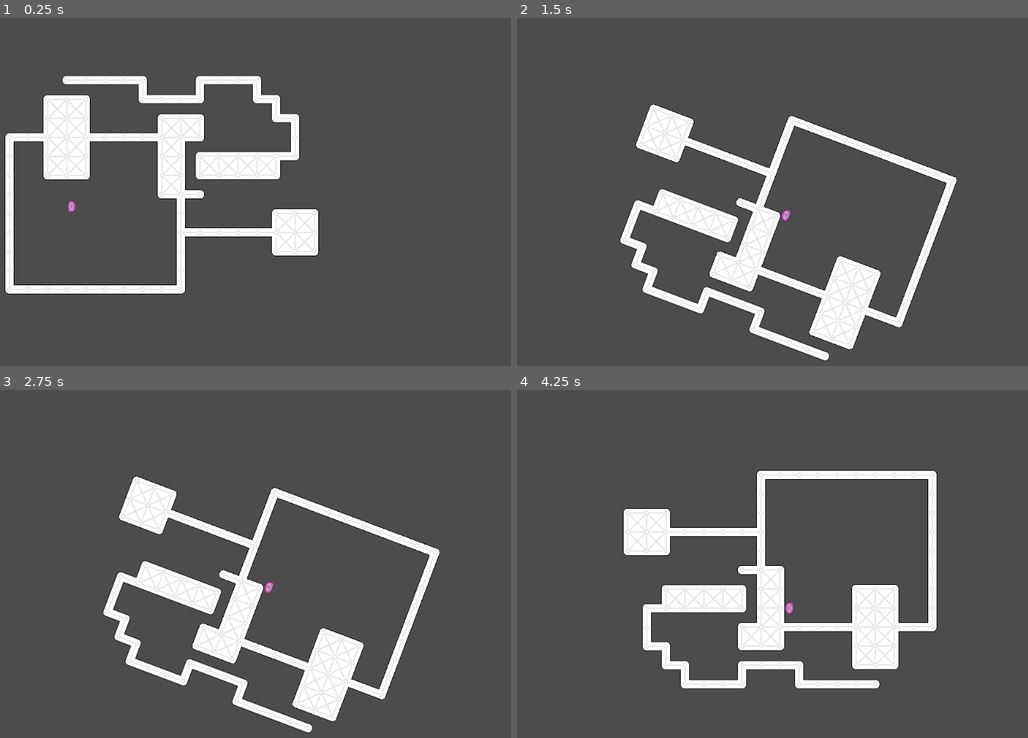
Above: before the commit, frames 1-4 (two rows, left to right).
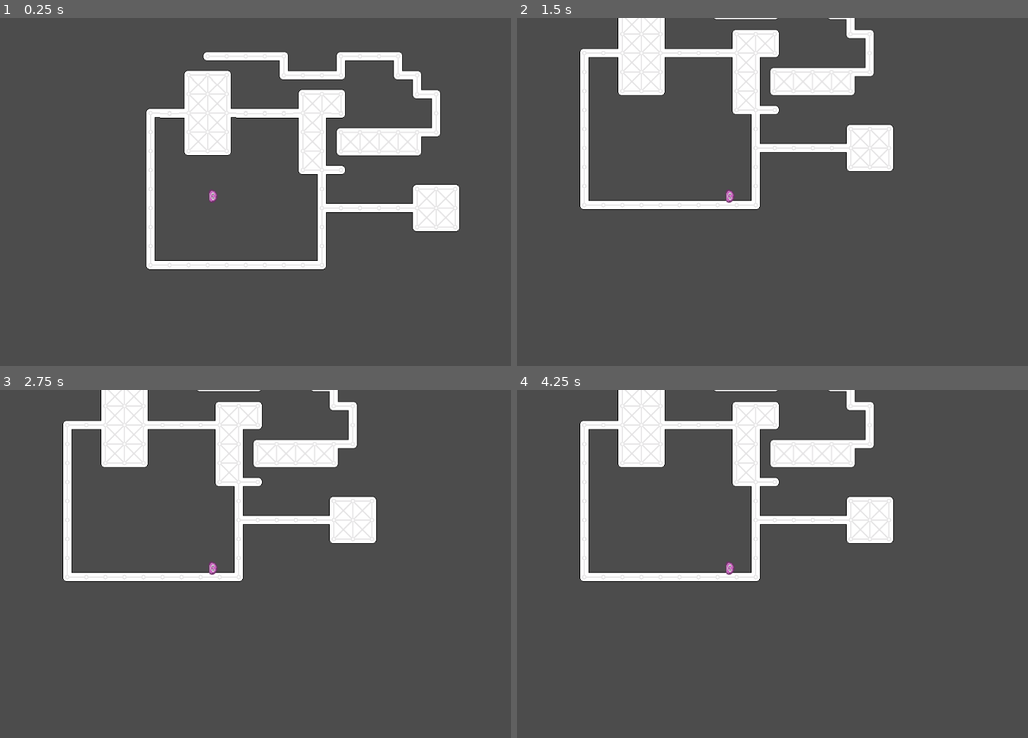
Above: after the commit, the same moments.

Repository: vinpogo/gd_Blob
Game: Godot game, scene res://World.tscn
Two runs of this game, one before a commit and one after it. Both use one fixed random seed, a clock stepped at 60 frames per second and the inputs below.
Inputs (mouse positions are in pixels of both pictures, inside the frame that each line leads up to):
- Up to frame 1 (0.25 s): no input
- Up to frame 2 (1.5 s): move the mouse to (864, 178) at 0.52 s; click (864, 178) at 0.77 s; move the mouse to (608, 212) at 1.27 s
- Up to frame 3 (2.75 s): click (91, 584) at 1.52 s; tap Enter at 2 s; move the mouse to (275, 490) at 2.02 s
- Up to frame 4 (4.25 s): tap Space at 2.75 s; move the mouse to (700, 640) at 2.77 s; click (700, 640) at 3.02 s; tap Enter at 3.5 s; move the mouse to (910, 623) at 3.52 s; click (910, 623) at 3.77 s

The runs differ from the first frame. In frame 1, 22% of the frame differs, in the area x 0-91%, y 9-80%; in frame 2, 21%; in frame 3, 20%; in frame 4, 21%.

Commit message:
refined switch gravity

Diff:
--- a/MainCamera.gd
+++ b/MainCamera.gd
@@ -3,8 +3,8 @@
 # Declare member variables here. Examples:
 # var a = 2
 # var b = "text"
-var lastRotation = 0
-var newRotation = 0
+var lastRotation = Vector2(0,1)
+var newRotation = Vector2()
 
 # Called when the node enters the scene tree for the first time.
 func _ready():
@@ -15,8 +15,8 @@
 #	pass
 
 func _on_Blob_switchGravity(dir):
-	newRotation = dir.angle()
+	newRotation = Vector2(round(dir.x), round(dir.y))
 
-	if newRotation != lastRotation:
-		rotate(newRotation - lastRotation)
+	if newRotation.x != lastRotation.x && newRotation.y != lastRotation.y:
+		rotate(lastRotation.angle_to(newRotation))
 		lastRotation = newRotation
--- a/World.tscn
+++ b/World.tscn
@@ -21,11 +21,10 @@
 JUMP_FORCE = 12
 JUMP_FACTOR = 0.33
 
-[node name="MainCamera" type="Camera2D" parent="Players"]
-position = Vector2( 453.105, 211.384 )
-rotation = -1.86265e-009
+[node name="MainCamera" type="Camera2D" parent="Players/Blob"]
+rotation = -1.54036
 scale = Vector2( 1, 1 )
 rotating = true
 current = true
 script = ExtResource( 3 )
-[connection signal="switchGravity" from="Players/Blob" to="Players/MainCamera" method="_on_Blob_switchGravity"]
+[connection signal="switchGravity" from="Players/Blob" to="Players/Blob/MainCamera" method="_on_Blob_switchGravity"]
--- a/objects/player/Player.gd
+++ b/objects/player/Player.gd
@@ -8,7 +8,7 @@
 
 var jump_direction = Vector2()
 var velocity = Vector2(0,0)
-var gravity_dir = Vector2(0,0)
+var gravity_dir = Vector2(0,1)
 
 signal switchGravity
 
